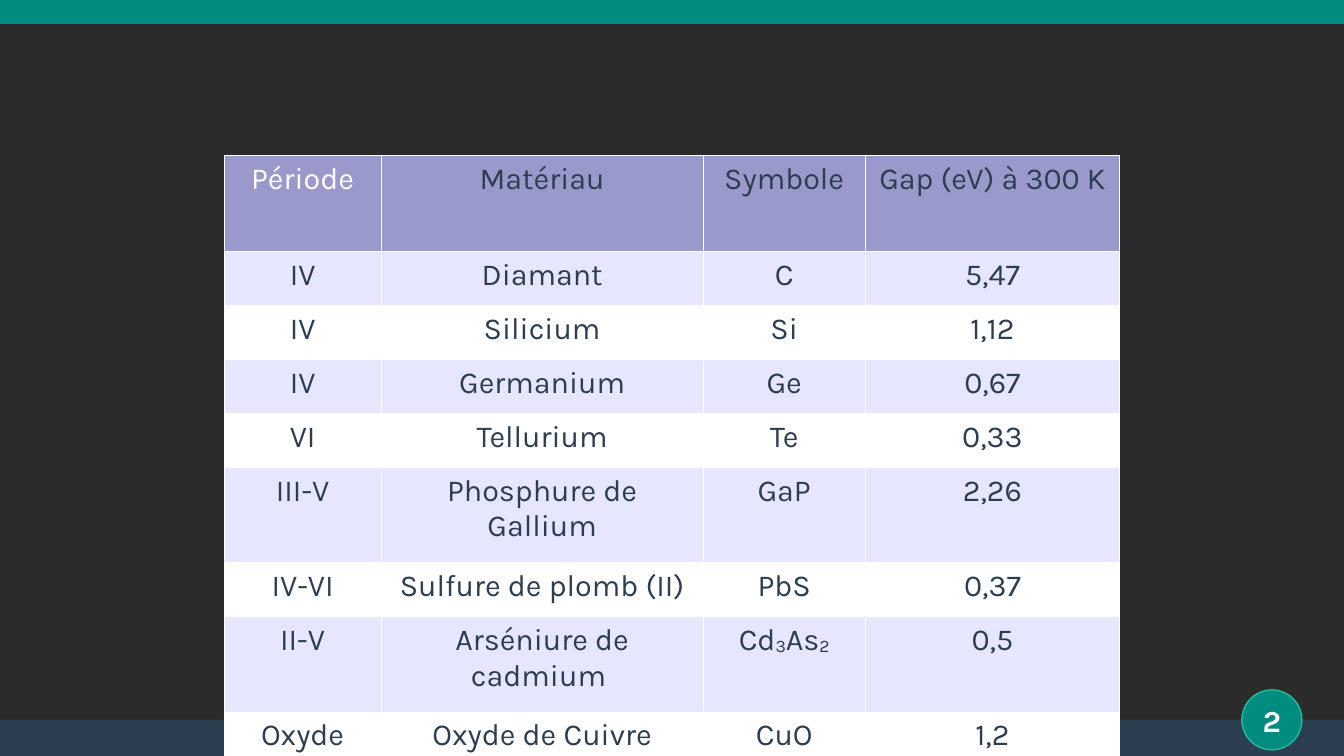
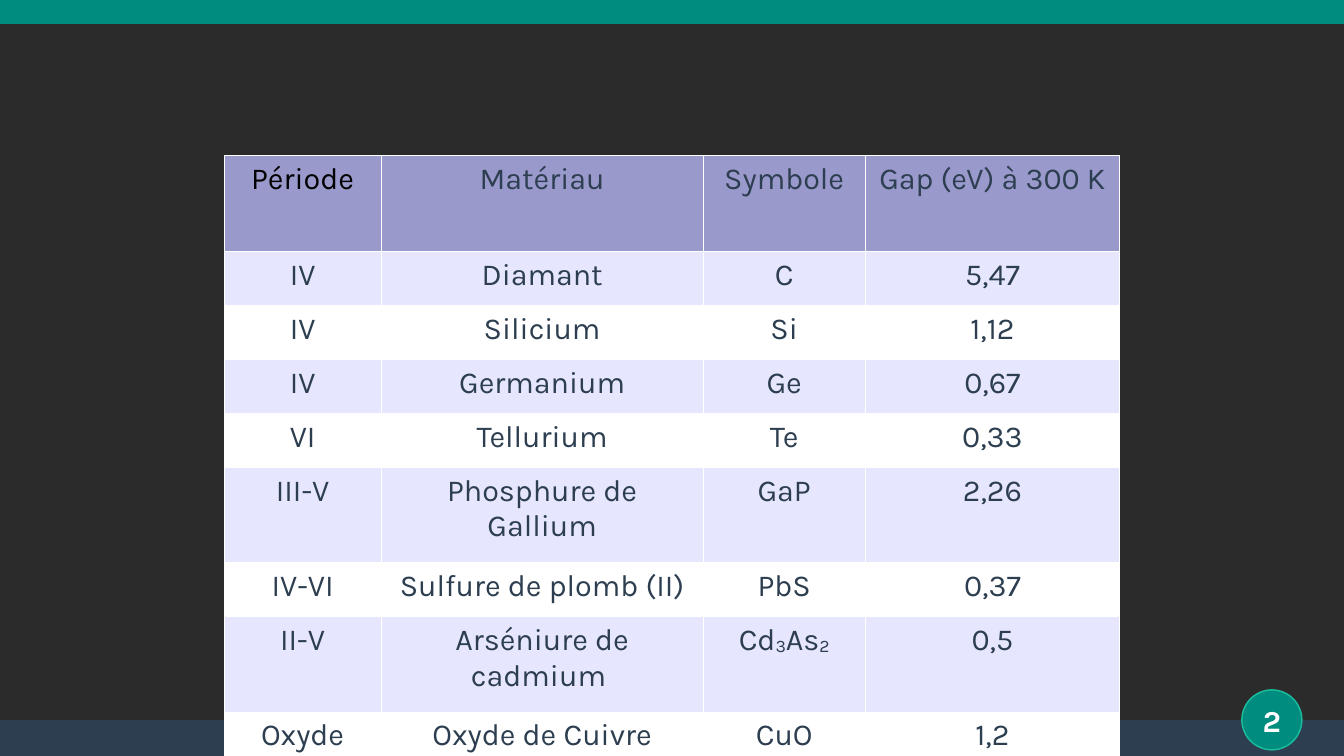
Before and after one commit to stoleks/Agregat-2022, a slide deck: slide 2 of LP/23-mecanismes_conduction/mecanismes_conduction.odp. Drawn at 1344x756 pixels with LibreOffice and Linux fonts; fonts in the diff are those of the drawing; background and template pictures are left out; a plain dark background stands for a picture behind light text. Boxes give left, top, right and bottom in pixels: in the first picture for what was removed or moved away, otherwise in the second. Text is boxed around its words. In the diff, an @@ line names an element or a change of style, - is before the commit and + after.

```diff
--- a/LP/23-mecanismes_conduction/mecanismes_conduction.odp
+++ b/LP/23-mecanismes_conduction/mecanismes_conduction.odp
@@ table at (x1=224, y1=156, x2=1120, y2=756) @@
@@ text colour #FFFFFF to #000000 in "Période" @@
```
Also in this commit, not shown: 13 other files.
